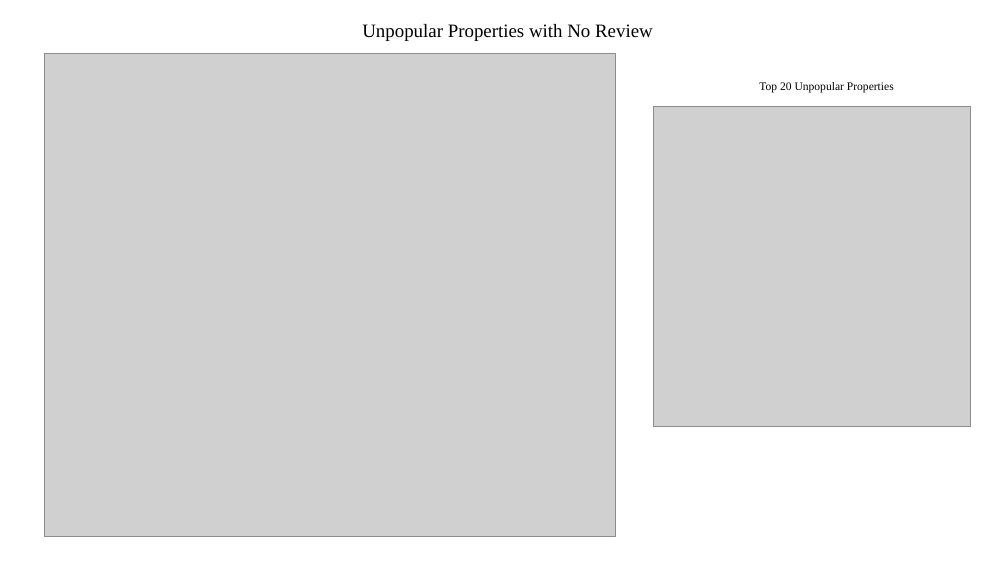
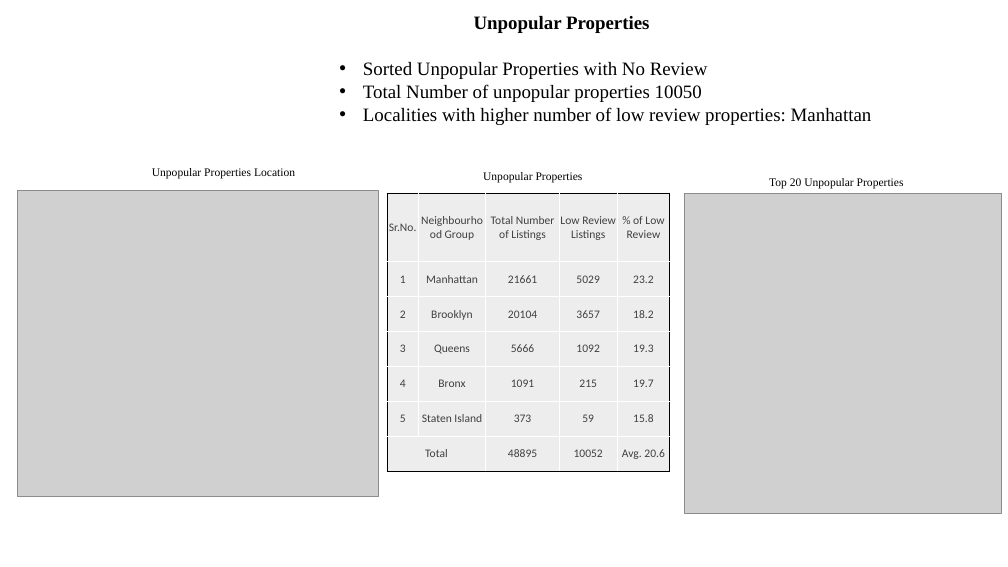
Before and after one commit to sagarbarge/Airbnb_NYC_Storytelling, a slide deck: slide 12 of Presentation_1_Analyst.pptx (slide 13 before the commit). Drawn at 1008x567 pixels with LibreOffice and Linux fonts; fonts in the diff are those of the drawing; grey boxes stand for pictures. Boxes give left, top, right and bottom in pixels: in the first picture for what was removed or moved away, otherwise in the second. Text is boxed around its words. In the diff, an @@ line names an element or a change of style, - is before the commit and + after.

```diff
--- a/Presentation_1_Analyst.pptx
+++ b/Presentation_1_Analyst.pptx
@@ text at [474, 16, 650, 33]: text changed; bold on @@
-Unpopular Properties with No Review
+Unpopular Properties
@@ text added at [363, 62, 872, 125], 18 pt, text #000000 @@
+• Sorted Unpopular Properties with No Review
+• Total Number of unpopular properties 10050
+• Localities with higher number of low review properties: Manhattan
@@ text added at [152, 168, 295, 179], 11 pt, text #000000 @@
+Unpopular Properties Location
@@ text added at [483, 172, 583, 183], 11 pt, text #000000 @@
+Unpopular Properties
@@ text "Top 20 Unpopular Properties": place and size @@
-text "Top 20 Unpopular Properties" at [759, 82, 894, 93]
+text "Top 20 Unpopular Properties" at [769, 178, 904, 189]
@@ picture: place and size @@
-picture at [45, 54, 616, 536]
+picture at [17, 191, 379, 496]
@@ table added at [387, 193, 670, 471], 7 rows, 5 columns @@
+Sr.No. | Neighbourhood Group | Total Number of Listings | Low Review Listings | % of Low Review
+1 | Manhattan | 21661 | 5029 | 23.2
+2 | Brooklyn | 20104 | 3657 | 18.2
+3 | Queens | 5666 | 1092 | 19.3
+4 | Bronx | 1091 | 215 | 19.7
+5 | Staten Island | 373 | 59 | 15.8
+Total |  | 48895 | 10052 | Avg. 20.6
@@ picture: place and size @@
-picture at [654, 107, 971, 427]
+picture at [685, 194, 1002, 514]
```
Also in this commit, not shown: 10 other slides changed, 3 slides added, 2 slides removed, 5 other files.
